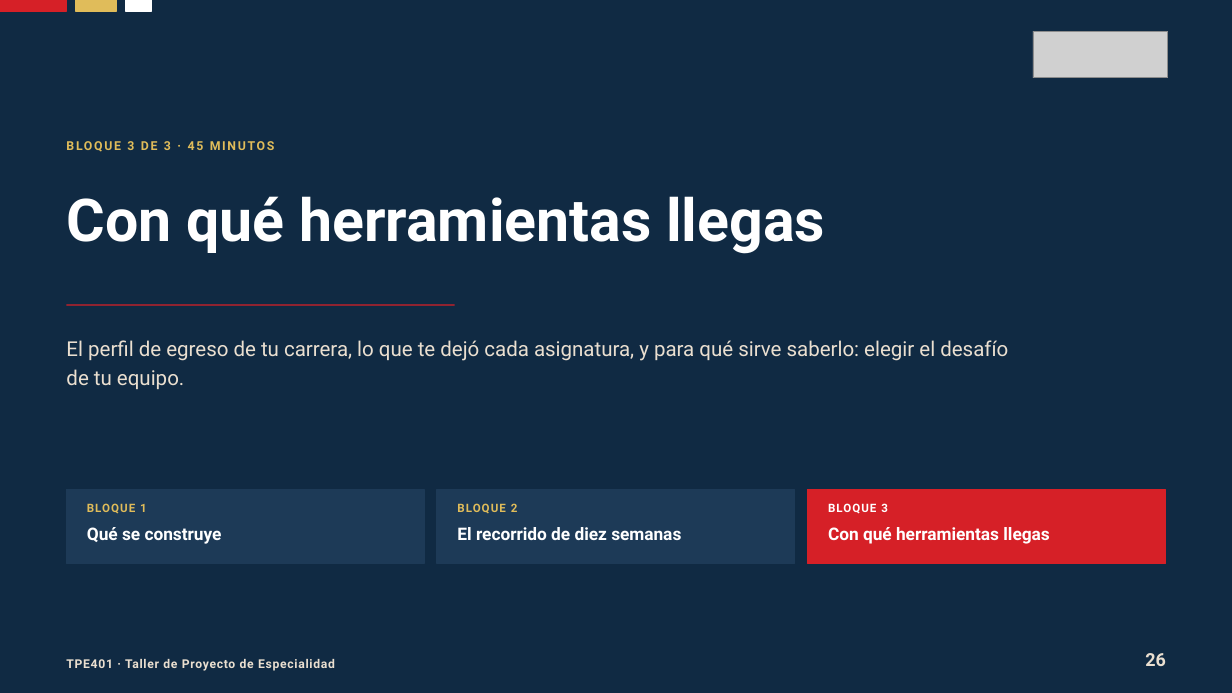
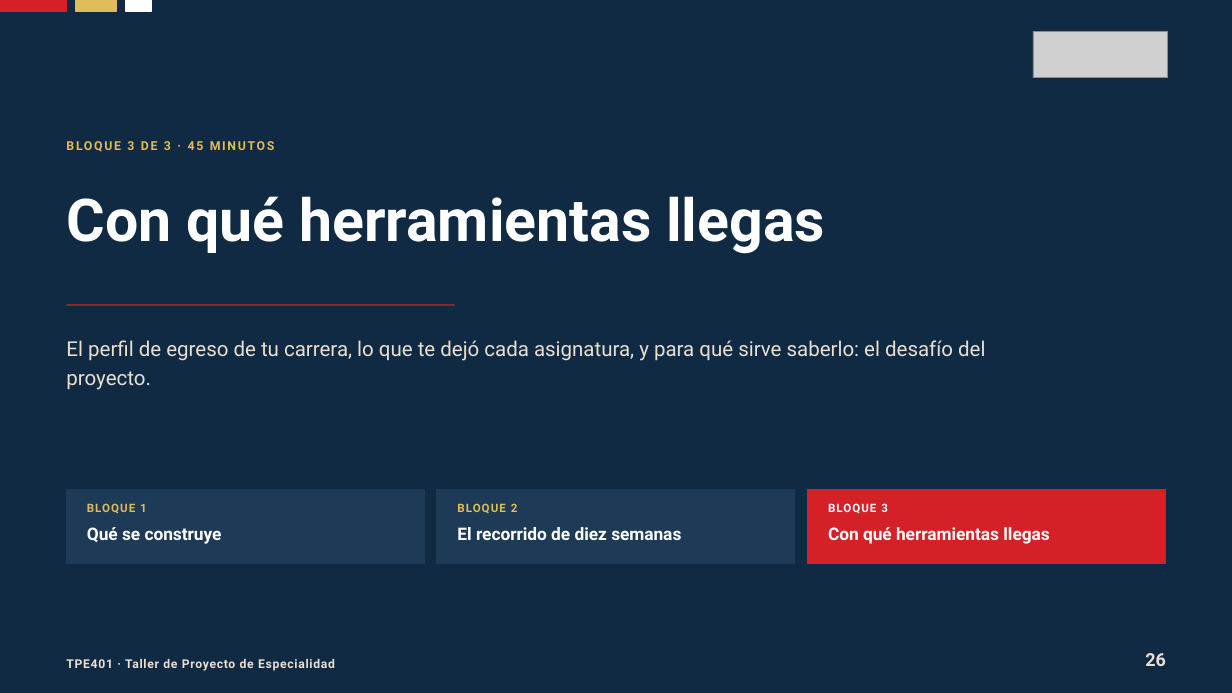
Before and after one commit to Dieg0Code/tpe401-taller-de-proyecto-de-especialidad, a slide deck: slide 26 of clases/semana-01/01/ppt/Clase-01-Un-Software-Para-Alguien-Real.pptx. Drawn at 1232x693 pixels with LibreOffice and Linux fonts; fonts in the diff are those of the drawing; grey boxes stand for pictures. Boxes give left, top, right and bottom in pixels: in the first picture for what was removed or moved away, otherwise in the second. Text is boxed around its words. In the diff, an @@ line names an element or a change of style, - is before the commit and + after.

```diff
--- a/clases/semana-01/01/ppt/Clase-01-Un-Software-Para-Alguien-Real.pptx
+++ b/clases/semana-01/01/ppt/Clase-01-Un-Software-Para-Alguien-Real.pptx
@@ text at [66, 340, 985, 390]: text changed @@
-El perfil de egreso de tu carrera, lo que te dejó cada asignatura, y para qué sirve saberlo: elegir el desafío de tu equipo.
+El perfil de egreso de tu carrera, lo que te dejó cada asignatura, y para qué sirve saberlo: el desafío del proyecto.
```
Also in this commit, not shown: 5 other slides changed, 3 other files.
